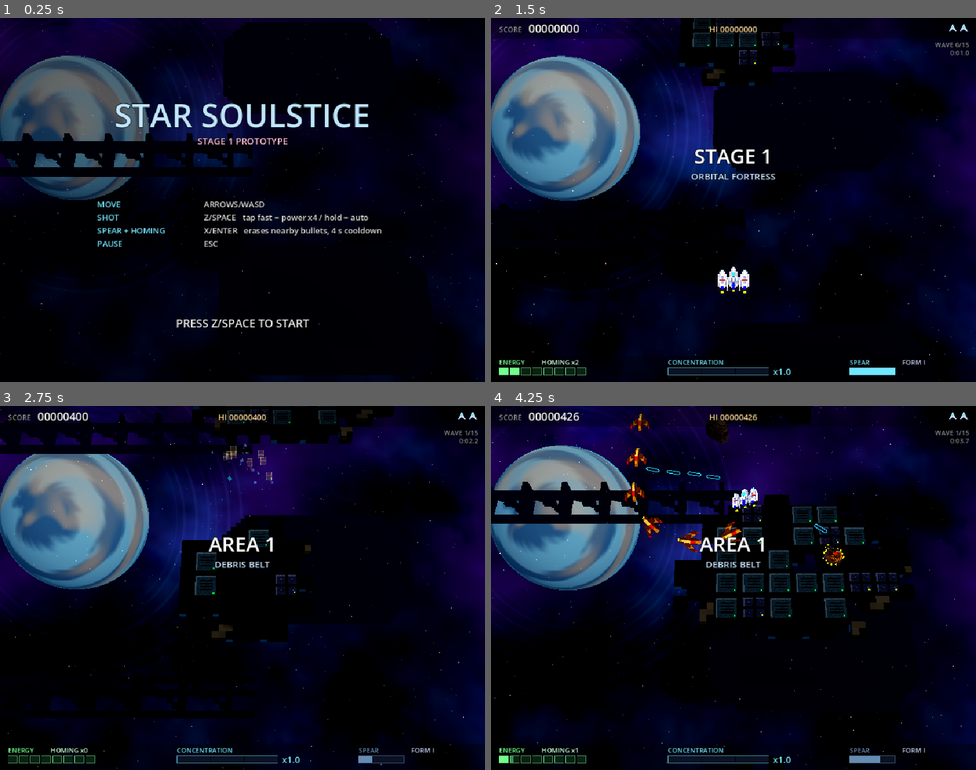
Above: before the commit, frames 1-4 (two rows, left to right).
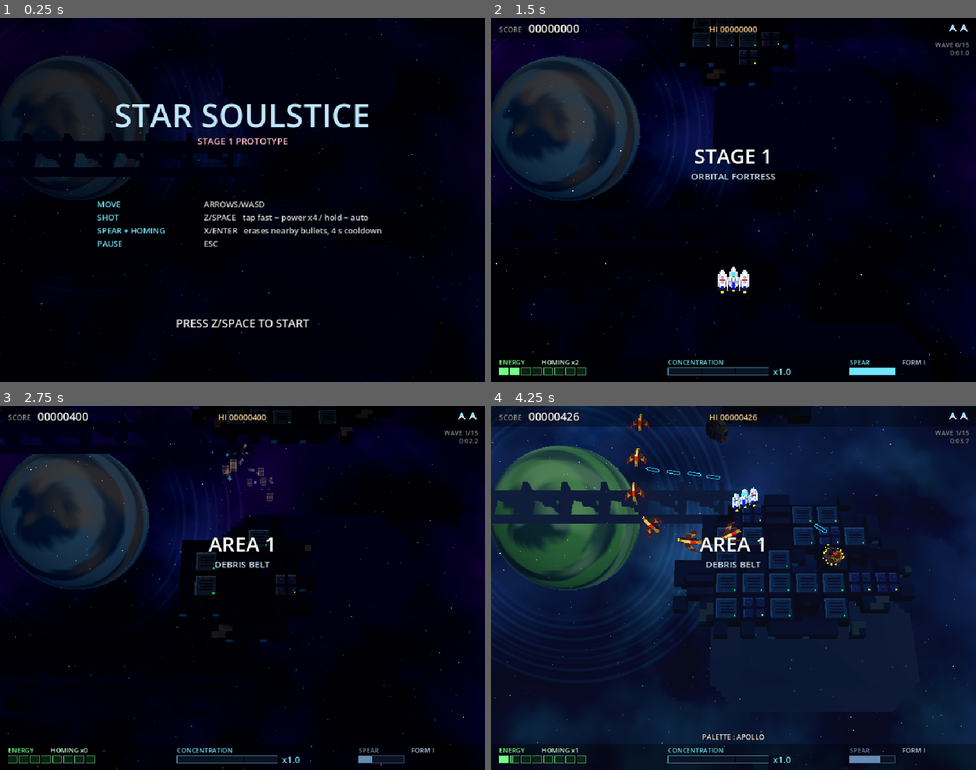
Above: after the commit, the same moments.

Repository: yos-gh/star-soulstice
Game: Godot game, scene res://main.tscn
Same seed, same stepped clock (60 frames per second), same inputs: the game is played once before the commit and once after it.
Inputs:
- Up to frame 1 (0.25 s): no input
- Up to frame 2 (1.5 s): tap Enter (side) at 0.5, 0.6 s; hold Right (right) 0.53-1.28 s; hold Q (back) from 1.28 s (still down); tap Space (confirm) at 1.35 s
- Up to frame 3 (2.75 s): tap Enter (side) at 1.55, 2.1 s; release Q (back) at 2.03 s; hold Right (right) from 2.03 s (still down)
- Up to frame 4 (4.25 s): release Right (right) at 2.78 s; hold Up (up) 2.78-3.53 s; tap Z at 2.85 s; tap Enter (side) at 3.05, 3.8 s; hold Left (left) from 3.53 s (still down); tap Keypad Enter at 3.6 s; tap F2 (palette, bound only after the commit) at 4.15 s

The runs differ from the first frame. In frame 1, 8.6% of the frame differs, in the area x 0-51%, y 0-50%; in frame 2, 18%; in frame 3, 18%; in frame 4, 83%, in the area x 0-100%, y 0-100%.

Commit message:
Faster item fall, reworked explosions, lower ground contrast, palettes
- Items fall twice as fast (energy 4.8, power 3.0, star 3.6 units/s)
- Explosions after DaiFukkatsu / Under Defeat / Ikaruga: a few big
  turbulent fire billows with stepped dot-work colours and dark rims that
  cool and tear apart, lit translucent smoke on its own layer underneath,
  a crisp glint, thin shards
- Ground shader gains tint and contrast; contrast squeezed to ~0.65
- Palette module with four schemes (fortress, apollo, treasure, nova)
  driving light, split-tone grading, nebula, planet, ring and ground;
  F2 or --palette=NAME; planet kept dim in all of them
- tools/sheet.ps1 builds labelled comparison sheets

Co-Authored-By: Claude Opus 5.5 (1M context) <noreply@anthropic.com>

Diff:
--- a/scripts/controls.gd
+++ b/scripts/controls.gd
@@ -27,6 +27,7 @@
 	_bind("confirm", [KEY_SPACE, KEY_Z, KEY_ENTER, KEY_PERIOD], [JOY_BUTTON_A, JOY_BUTTON_START], [])
 	_bind("back", [KEY_Q], [JOY_BUTTON_BACK], [])
 	_bind("fullscreen", [KEY_F11], [], [])
+	_bind("palette", [KEY_F2], [], [])
 	var pads := Input.get_connected_joypads()
 	if not pads.is_empty():
 		_set_style(pads[0])
--- a/scripts/fx.gd
+++ b/scripts/fx.gd
@@ -1,14 +1,15 @@
 class_name Fx
 extends Node3D
-## Effects: camera-facing sprites in two layers, tumbling voxel debris, pooled
+## Effects: camera-facing sprites in three layers, tumbling voxel debris, pooled
 ## flash lights and floating labels.
 ##   glows  additive sprites (sparks, small flashes, shockwaves) - additive.gdshader
-##   puffs  pixel-art explosion sprites drawn opaque-ish (puff.gdshader):
-##          fire puffs that go white-hot -> yellow -> orange -> red -> smoke
-##          and break up, smoke, a four-point flash and thin rings.
-## Explosions follow the classic 2D shmup recipe: a brief white flash, puffs
-## that expand fast and slow down as they cool into grey smoke, a few sparks
-## and debris; big enemies go in a chain of small blasts instead of one big
+##   puffs  explosion sprites (puff.gdshader): turbulent fire billows with
+##          dot-work colour steps, a four-point flash and thin rings
+##   smokes lit translucent smoke, its own layer under the fire
+## Explosions after DoDonPachi DaiFukkatsu (fire dot work), Under Defeat and
+## Ikaruga (lit translucent smoke, crisp flash and shards): a brief glint,
+## a few big billows that expand fast, cool and tear apart over rolling
+## smoke, shards and debris; big enemies go in a chain of small blasts instead of one big
 ## glow. They sit just below the bullets so the bullets stay readable.
 
 const MAX_GLOWS := 1600
@@ -105,6 +106,8 @@
 
 var glows: Layer
 var puffs: Layer
+var smokes: Layer  # smoke has its own layer, drawn under the fire
+var smoke_mi: MultiMeshInstance3D
 var sprites: MultiMeshInstance3D  # the glow layer (kept for --hide)
 var puff_mi: MultiMeshInstance3D
 var debris: MultiMeshInstance3D
@@ -135,6 +138,10 @@
 	d_col.resize(MAX_DEBRIS)
 	glows = Layer.new(MAX_GLOWS)
 	sprites = _layer_node(glows, "res://shaders/additive.gdshader", 1)
+	smokes = Layer.new(MAX_PUFFS)
+	smokes.damp = 1.6
+	smokes.grow_pow = 2.0
+	smoke_mi = _layer_node(smokes, "res://shaders/puff.gdshader", -1)
 	puffs = Layer.new(MAX_PUFFS)
 	puffs.damp = 3.2
 	puffs.grow_pow = 3.0
@@ -191,7 +198,7 @@
 
 ## Pixel explosion sprite (see the styles and palettes above).
 func puff(p: Vector3, v: Vector3, s0: float, s1: float, life: float, style: int, delay := 0.0, pal := WARM) -> void:
-	puffs.add(p, v, s0, s1, life, Color(1, 1, 1), style, delay, rng.randf(), pal)
+	(smokes if style == SMOKE else puffs).add(p, v, s0, s1, life, Color(1, 1, 1), style, delay, rng.randf(), pal)
 
 
 func spark(p: Vector3, c: Color, count := 3, size := 0.45) -> void:
@@ -233,22 +240,26 @@
 
 ## One blast: flash, fire puffs, smoke, sparks (and a ring when larger).
 func _blast(p: Vector3, s: float, drift: Vector3, pal: int, delay: float) -> void:
-	puff(p, drift, s * 1.5, s * 0.4, 0.09, FLASH, delay, pal)
-	var fires := 3 + int(s * 1.5)
+	puff(p, drift, s * 1.6, s * 0.5, 0.08, FLASH, delay, pal)
+	# a few big turbulent billows rather than many small balls
+	var fires := 2 + int(s * 1.2)
 	for i in fires:
 		var a := rng.randf() * TAU
-		var off := Vector3(cos(a), 0, sin(a)) * s * rng.randf_range(0.1, 0.4)
-		puff(p + off, off * 2.0 + drift, s * rng.randf_range(0.45, 0.65), s * rng.randf_range(1.0, 1.4), rng.randf_range(0.42, 0.56), FIRE, delay + i * 0.025, pal)
-	for i in 2:
-		var off := Vector3(rng.randf_range(-1, 1), 0, rng.randf_range(-1, 1)) * s * 0.3
-		puff(p + off, drift * 0.8 + off, s * 0.6, s * 1.3, rng.randf_range(0.55, 0.75), SMOKE, delay + 0.16, pal)
+		var off := Vector3(cos(a), 0, sin(a)) * s * (0.0 if i == 0 else rng.randf_range(0.25, 0.5))
+		puff(p + off, off * 2.2 + drift, s * rng.randf_range(0.6, 0.8), s * rng.randf_range(1.3, 1.7), rng.randf_range(0.5, 0.62), FIRE, delay + i * 0.03, pal)
+	# lit smoke rolls out under the fire and lingers, carried by the wreck
+	for i in 2 + int(s):
+		var a := rng.randf() * TAU
+		var off := Vector3(cos(a), 0, sin(a)) * s * rng.randf_range(0.2, 0.5)
+		puff(p + off, drift * 0.9 + off * 1.2, s * 0.8, s * rng.randf_range(1.5, 1.9), rng.randf_range(0.8, 1.1), SMOKE, delay + 0.05 + i * 0.04, pal)
+	# crisp shards
 	var sparks := 4 + int(s * 3.0)
 	var sc := Color(1.0, 0.85, 0.5) if pal == WARM else Color(0.6, 0.85, 1.0)
 	for i in sparks:
-		var v := Vector3(rng.randf_range(-1, 1), 0.05, rng.randf_range(-1, 1)).normalized() * rng.randf_range(7, 14) * sqrt(s)
-		sprite(p, v + drift, 0.16, 0.04, rng.randf_range(0.18, 0.32), sc * 0.7, 0.0, delay)
+		var v := Vector3(rng.randf_range(-1, 1), 0.05, rng.randf_range(-1, 1)).normalized() * rng.randf_range(8, 16) * sqrt(s)
+		sprite(p, v + drift, 0.14, 0.03, rng.randf_range(0.18, 0.3), sc * 0.7, 0.0, delay)
 	if s >= 1.3:
-		puff(p, drift, s * 0.4, s * 2.0, 0.3, RING, delay + 0.02, pal)
+		puff(p, drift, s * 0.5, s * 2.3, 0.3, RING, delay + 0.02, pal)
 
 
 func shockwave(p: Vector3, radius: float, c: Color, square := false) -> void:
@@ -304,6 +315,7 @@
 func clear() -> void:
 	glows.n = 0
 	puffs.n = 0
+	smokes.n = 0
 	dn = 0
 	for e: Array in labels:
 		(e[0] as Label3D).queue_free()
@@ -313,6 +325,7 @@
 func tick(dt: float, scroll_speed: float) -> void:
 	glows.tick(dt)
 	puffs.tick(dt)
+	smokes.tick(dt)
 	var i := 0
 	while i < dn:
 		d_life[i] -= dt
@@ -358,6 +371,7 @@
 func draw() -> void:
 	glows.draw()
 	puffs.draw()
+	smokes.draw()
 	var dm := debris.multimesh
 	dm.visible_instance_count = dn
 	for i in dn:
--- a/scripts/game.gd
+++ b/scripts/game.gd
@@ -114,6 +114,7 @@
 var frames := 0
 var hide_layers := PackedStringArray()  # debug: --hide=sprites,debris,lights,bullets,shots,items,units,terrain
 var gallery := 0  # debug: --gallery=1|2 lays models out for inspection
+var palette_name := "fortress"  # --palette=NAME (see Palette)
 
 
 func _ready() -> void:
@@ -154,6 +155,8 @@
 			log_status = true
 		elif a == "--mute":
 			AudioServer.set_bus_mute(0, true)
+		elif a.begins_with("--palette="):
+			palette_name = a.get_slice("=", 1)
 		elif a.begins_with("--gallery"):
 			gallery = int(a.get_slice("=", 1)) if a.contains("=") else 1
 		elif a.begins_with("--hide="):
@@ -229,6 +232,7 @@
 	terrain.game = self
 	add_child(terrain)
 	terrain.prepare()
+	Palette.apply(self, palette_name)
 	units = Node3D.new()
 	add_child(units)
 	items = Items.new()
@@ -429,6 +433,10 @@
 	frames += 1
 	if Controls.notice_t > 0.0:
 		Controls.notice_t -= dt
+	if Input.is_action_just_pressed("palette"):
+		var pn := Palette.next(self)
+		Controls.notice = "PALETTE : " + pn.to_upper()
+		Controls.notice_t = 2.0
 	if Input.is_action_just_pressed("fullscreen"):
 		var w := get_window()
 		w.mode = Window.MODE_WINDOWED if w.mode == Window.MODE_FULLSCREEN else Window.MODE_FULLSCREEN
--- a/scripts/items.gd
+++ b/scripts/items.gd
@@ -12,7 +12,7 @@
 const MAGNET := [6.8, 6.8, 6.8]  # pickup pull radius (everything, power-ups included)
 const CUBE := 0.42  # energy cube edge
 const BEAM := 0.03  # its edge thickness
-const DRIFT := [2.4, 1.5, 1.8]
+const DRIFT := [4.8, 3.0, 3.6]  # fall speed (units/s) at normal scroll
 
 var game: Game
 var pos := PackedVector3Array()
--- /dev/null
+++ b/scripts/palette.gd
@@ -0,0 +1,108 @@
+class_name Palette
+extends RefCounted
+## Colour schemes for the whole scene: light, grading, backdrop and ground.
+## Units, bullets and effects keep their own colours (they carry gameplay
+## meaning); the schemes set the world around them. Switch with F2 in game
+## or --palette=NAME. Each is modelled on a known look:
+##   fortress  the current look: teal fortress steel under a violet nebula
+##   apollo    after the Apollo pixel palette (Lospec), made for sci-fi:
+##             space-dark navy, steel blues, cyan, muted greens
+##   treasure  after Ikaruga / Under Defeat: near-monochrome cold steel and
+##             grey sky, neutral light; only the units and shots carry colour
+##   nova      after 80s-90s arcade space shooters: deep indigo night, warm
+##             rust-and-brass ground, a magenta-orange nebula
+
+const ORDER := ["fortress", "apollo", "treasure", "nova"]
+
+const SETS := {
+	"fortress": {
+		"bg": Color(0.008, 0.008, 0.02), "ambient": Color(0.55, 0.58, 0.8), "ambient_e": 0.55,
+		"sun": Color(1.0, 0.94, 0.86), "sun_e": 1.25, "fog": Color(0.03, 0.03, 0.07),
+		"sat": 1.05, "con": 1.0, "shadow": Color(0.0, 0.0, 0.02), "mid": Color(0.5, 0.5, 0.52), "high": Color(1.0, 1.0, 0.98),
+		"neb": [Color(0.008, 0.01, 0.025), Color(0.12, 0.05, 0.22), Color(0.03, 0.12, 0.22), Color(0.22, 0.06, 0.12)], "neb_b": 0.8,
+		"planet": [Color(0.2, 0.3, 0.34), Color(0.1, 0.17, 0.22), Color(0.34, 0.29, 0.22), Color(0.3, 0.65, 0.9)], "ring": Color(0.32, 0.36, 0.42),
+		"g_tint": Color(1.0, 1.0, 1.0), "g_dim": 0.72, "g_desat": 0.5, "g_con": 0.7, "g_haze": Color(0.03, 0.045, 0.07), "g_haze_amt": 0.25,
+	},
+	"apollo": {
+		"bg": Color(0.035, 0.045, 0.09), "ambient": Color(0.45, 0.6, 0.8), "ambient_e": 0.6,
+		"sun": Color(0.92, 0.97, 1.0), "sun_e": 1.2, "fog": Color(0.05, 0.08, 0.14),
+		"sat": 1.0, "con": 0.97, "shadow": Color(0.02, 0.03, 0.07), "mid": Color(0.47, 0.51, 0.55), "high": Color(0.97, 1.0, 1.0),
+		"neb": [Color(0.035, 0.05, 0.1), Color(0.07, 0.13, 0.25), Color(0.1, 0.25, 0.3), Color(0.08, 0.17, 0.12)], "neb_b": 0.75,
+		"planet": [Color(0.27, 0.42, 0.2), Color(0.12, 0.2, 0.17), Color(0.55, 0.62, 0.36), Color(0.45, 0.75, 0.82)], "ring": Color(0.3, 0.45, 0.55),
+		"g_tint": Color(0.82, 0.95, 1.08), "g_dim": 0.75, "g_desat": 0.35, "g_con": 0.68, "g_haze": Color(0.05, 0.08, 0.14), "g_haze_amt": 0.28,
+	},
+	"treasure": {
+		"bg": Color(0.03, 0.032, 0.036), "ambient": Color(0.62, 0.64, 0.68), "ambient_e": 0.55,
+		"sun": Color(1.0, 1.0, 1.0), "sun_e": 1.3, "fog": Color(0.07, 0.072, 0.08),
+		"sat": 0.92, "con": 1.0, "shadow": Color(0.01, 0.012, 0.018), "mid": Color(0.5, 0.5, 0.5), "high": Color(1.0, 0.99, 0.96),
+		"neb": [Color(0.03, 0.032, 0.036), Color(0.09, 0.09, 0.1), Color(0.06, 0.07, 0.08), Color(0.1, 0.09, 0.08)], "neb_b": 0.8,
+		"planet": [Color(0.3, 0.3, 0.31), Color(0.16, 0.16, 0.18), Color(0.38, 0.36, 0.33), Color(0.7, 0.75, 0.8)], "ring": Color(0.35, 0.35, 0.36),
+		"g_tint": Color(0.95, 0.97, 1.0), "g_dim": 0.8, "g_desat": 0.85, "g_con": 0.62, "g_haze": Color(0.06, 0.062, 0.07), "g_haze_amt": 0.3,
+	},
+	"nova": {
+		"bg": Color(0.02, 0.008, 0.035), "ambient": Color(0.7, 0.55, 0.75), "ambient_e": 0.55,
+		"sun": Color(1.0, 0.86, 0.72), "sun_e": 1.25, "fog": Color(0.06, 0.02, 0.08),
+		"sat": 1.08, "con": 1.0, "shadow": Color(0.03, 0.0, 0.05), "mid": Color(0.52, 0.48, 0.5), "high": Color(1.0, 0.97, 0.9),
+		"neb": [Color(0.02, 0.008, 0.035), Color(0.24, 0.05, 0.22), Color(0.3, 0.12, 0.04), Color(0.08, 0.05, 0.25)], "neb_b": 0.75,
+		"planet": [Color(0.45, 0.25, 0.2), Color(0.22, 0.1, 0.16), Color(0.6, 0.45, 0.25), Color(1.0, 0.5, 0.6)], "ring": Color(0.5, 0.35, 0.3),
+		"g_tint": Color(1.12, 0.92, 0.82), "g_dim": 0.72, "g_desat": 0.4, "g_con": 0.68, "g_haze": Color(0.07, 0.03, 0.07), "g_haze_amt": 0.26,
+	},
+}
+
+static var current := "fortress"
+
+
+static func apply(game: Game, name: String) -> void:
+	if not SETS.has(name):
+		push_warning("unknown palette " + name)
+		return
+	current = name
+	var p: Dictionary = SETS[name]
+	var env := game.env
+	env.background_color = p["bg"]
+	env.ambient_light_color = p["ambient"]
+	env.ambient_light_energy = p["ambient_e"]
+	env.fog_light_color = p["fog"]
+	env.adjustment_enabled = true
+	env.adjustment_saturation = p["sat"]
+	env.adjustment_contrast = p["con"]
+	# split toning through a per-channel grading curve
+	var g := Gradient.new()
+	g.set_color(0, p["shadow"])
+	g.set_color(1, p["high"])
+	g.add_point(0.5, p["mid"])
+	var gt := GradientTexture1D.new()
+	gt.gradient = g
+	gt.width = 256
+	env.adjustment_color_correction = gt
+	game.sun.light_color = p["sun"]
+	game.sun.light_energy = p["sun_e"]
+	var t := game.terrain
+	var neb: Array = p["neb"]
+	t.nebula_mat.set_shader_parameter("base", neb[0])
+	t.nebula_mat.set_shader_parameter("neb_a", neb[1])
+	t.nebula_mat.set_shader_parameter("neb_b", neb[2])
+	t.nebula_mat.set_shader_parameter("neb_c", neb[3])
+	t.nebula_mat.set_shader_parameter("brightness", p["neb_b"])
+	var pl: Array = p["planet"]
+	# the planet is scenery: keep it dim so it never competes with the field
+	const PB := 0.5
+	t.planet_mat.set_shader_parameter("band_a", (pl[0] as Color) * PB)
+	t.planet_mat.set_shader_parameter("band_b", (pl[1] as Color) * PB)
+	t.planet_mat.set_shader_parameter("band_c", (pl[2] as Color) * PB)
+	t.planet_mat.set_shader_parameter("rim_col", (pl[3] as Color) * 0.6)
+	t.ring_mat.set_shader_parameter("ring_col", p["ring"])
+	var gm := Vox.ground_mat
+	gm.set_shader_parameter("tint", p["g_tint"])
+	gm.set_shader_parameter("dim", p["g_dim"])
+	gm.set_shader_parameter("desat", p["g_desat"])
+	gm.set_shader_parameter("contrast", p["g_con"])
+	gm.set_shader_parameter("haze", p["g_haze"])
+	gm.set_shader_parameter("haze_amt", p["g_haze_amt"])
+
+
+static func next(game: Game) -> String:
+	var i := ORDER.find(current)
+	var n: String = ORDER[(i + 1) % ORDER.size()]
+	apply(game, n)
+	return n
--- a/scripts/terrain.gd
+++ b/scripts/terrain.gd
@@ -31,6 +31,8 @@
 var gallery_i := 0
 
 var nebula_mat: ShaderMaterial
+var planet_mat: ShaderMaterial
+var ring_mat: ShaderMaterial
 var planet: Node3D
 var star_layers: Array = []  # {mm: MultiMesh, pos: PackedVector3Array, rect: Rect2}
 var deep: Array[MeshInstance3D] = []
@@ -92,6 +94,7 @@
 	sp.rings = 48
 	var mat := ShaderMaterial.new()
 	mat.shader = load("res://shaders/planet.gdshader")
+	planet_mat = mat
 	sp.material = mat
 	body.mesh = sp
 	body.cast_shadow = GeometryInstance3D.SHADOW_CASTING_SETTING_OFF
@@ -101,6 +104,7 @@
 	rp.size = Vector2(150, 150)
 	var rmat := ShaderMaterial.new()
 	rmat.shader = load("res://shaders/ring.gdshader")
+	ring_mat = rmat
 	rp.material = rmat
 	ring.mesh = rp
 	ring.cast_shadow = GeometryInstance3D.SHADOW_CASTING_SETTING_OFF
--- a/shaders/puff.gdshader
+++ b/shaders/puff.gdshader
@@ -1,14 +1,17 @@
 shader_type spatial;
 render_mode unshaded, blend_mix, cull_disabled, depth_draw_never, shadows_disabled, fog_disabled;
-// Pixel-art explosion sprite, camera-facing. Drawn in chunky pixels of a
-// fixed world size (about one unit voxel) so it matches the voxel art.
-// INSTANCE_CUSTOM = (age 0..1, style, seed, palette)
-//   style 0 fire puff: white-hot core, then yellow -> orange -> red, darker
-//           bands encroach from the edge and it breaks up into holes
-//   style 1 smoke: grey, ragged, dissolves
-//   style 2 flash: a short four-point star
-//   style 3 ring: a thin ragged ring that thins as it expands
-// palette 0 warm (enemies), 1 cool (the player's ship)
+// Explosion sprite, camera-facing, alpha-blended (never additive, so it
+// cannot white out the bullets). Modelled on what the reference games show:
+//   fire  (DoDonPachi DaiFukkatsu-style dot work) turbulent billows with a
+//         white-yellow heart, orange body and a dark red rim; it cools from
+//         the outside in and tears apart. A fine pixel grain (about half a
+//         voxel) keeps it in the voxel world.
+//   smoke (Under Defeat / Ikaruga-style) soft translucent billows, lit from
+//         the upper left (bright top, dark underside), warm-lit by the fire
+//         at first, then grey; it thins as it spreads.
+//   flash a short crisp four-point glint with a hot core.
+//   ring  a thin shock ring that fades as it expands.
+// INSTANCE_CUSTOM = (age 0..1, style, seed, palette 0 warm / 1 cool)
 
 varying vec4 cust;
 varying float world_size;
@@ -26,18 +29,36 @@
 	return fract((p3.x + p3.y) * p3.z);
 }
 
-vec3 ramp(float heat, float pal) {
-	// five-step pixel-art ramp, hottest first
-	vec3 w0 = vec3(1.0, 0.97, 0.86);
-	vec3 w1 = pal < 0.5 ? vec3(1.0, 0.84, 0.32) : vec3(0.72, 0.92, 1.0);
-	vec3 w2 = pal < 0.5 ? vec3(0.96, 0.5, 0.13) : vec3(0.32, 0.62, 1.0);
-	vec3 w3 = pal < 0.5 ? vec3(0.6, 0.15, 0.07) : vec3(0.16, 0.26, 0.62);
-	vec3 w4 = pal < 0.5 ? vec3(0.2, 0.16, 0.15) : vec3(0.13, 0.15, 0.22);
-	if (heat > 0.8) return w0;
-	if (heat > 0.6) return w1;
-	if (heat > 0.38) return w2;
-	if (heat > 0.18) return w3;
-	return w4;
+float noise(vec2 p) {
+	vec2 i = floor(p);
+	vec2 f = fract(p);
+	vec2 u = f * f * (3.0 - 2.0 * f);
+	return mix(mix(hash(i), hash(i + vec2(1, 0)), u.x), mix(hash(i + vec2(0, 1)), hash(i + vec2(1, 1)), u.x), u.y);
+}
+
+float fbm(vec2 p) {
+	float s = 0.0;
+	float a = 0.5;
+	for (int i = 0; i < 4; i++) {
+		s += noise(p) * a;
+		p = p * 2.07 + vec2(3.1, 1.7);
+		a *= 0.5;
+	}
+	return s;
+}
+
+vec3 fire_ramp(float h, float pal) {
+	vec3 c0 = pal < 0.5 ? vec3(0.35, 0.05, 0.04) : vec3(0.06, 0.1, 0.35);
+	vec3 c1 = pal < 0.5 ? vec3(0.78, 0.2, 0.06) : vec3(0.15, 0.35, 0.85);
+	vec3 c2 = pal < 0.5 ? vec3(1.0, 0.52, 0.12) : vec3(0.35, 0.7, 1.0);
+	vec3 c3 = pal < 0.5 ? vec3(1.0, 0.82, 0.35) : vec3(0.7, 0.92, 1.0);
+	vec3 c4 = vec3(1.0, 0.97, 0.88);
+	// stepped like hand-made dot work
+	if (h > 0.82) return c4;
+	if (h > 0.64) return c3;
+	if (h > 0.44) return c2;
+	if (h > 0.24) return c1;
+	return c0;
 }
 
 void fragment() {
@@ -45,38 +66,55 @@
 	float style = cust.y;
 	float seed = cust.z;
 	float pal = cust.w;
-	float px = max(4.0, floor(world_size / 0.1));
+	// pixel grain: about 0.06 world units
+	float px = max(6.0, floor(world_size / 0.06));
 	vec2 d = UV - 0.5;
-	vec2 cell = floor(d * px);
-	vec2 q = (cell + 0.5) / px;
+	vec2 q = (floor(d * px) + 0.5) / px;
 	float r = length(q) * 2.0;
-	float n = hash(cell + floor(seed * 97.0));
-	float n2 = hash(cell * 1.7 + floor(seed * 53.0) + floor(age * 6.0));
+	vec2 so = vec2(seed * 31.7, seed * 17.3);
 	vec3 col = vec3(1.0);
 	float a = 0.0;
 	if (style < 0.5) {
-		float edge = 0.95 - n * 0.28;
-		float inside = step(r, edge);
-		float heat = (1.0 - r) * 1.25 + 0.15 - age * 1.3 + (n2 - 0.5) * 0.2;
-		heat = clamp(heat, 0.0, 1.0);
-		float holes = step(n * 0.85 + 0.15, smoothstep(0.5, 1.0, age));
-		col = ramp(heat, pal);
-		a = inside * (1.0 - holes);
+		// fire: billowing density, cooled from the rim inward
+		float n = fbm(q * 4.2 + so + vec2(0.0, -age * 1.5));
+		float dens = 1.0 - r * (0.95 + age * 0.35) + (n - 0.5) * 0.9;
+		float tear = smoothstep(0.45, 1.0, age) * (0.55 + fbm(q * 7.0 + so * 1.3) * 0.6);
+		dens -= tear;
+		if (dens > 0.0) {
+			float h = clamp(dens * 1.9 - age * 0.85 + 0.12, 0.0, 1.0);
+			col = fire_ramp(h, pal);
+			a = 1.0;
+			// a dark rim around each billow
+			if (dens < 0.07) {
+				col *= 0.45;
+			}
+		}
 	} else if (style < 1.5) {
-		float edge = 0.88 - n * 0.32;
-		a = step(r, edge) * (1.0 - step(n, age)) * 0.5;
-		col = ramp(0.0, pal) * 1.35;
+		// smoke: lit translucent billows
+		float n = fbm(q * 3.4 + so + vec2(age * 0.4, -age * 0.8));
+		float dens = 1.0 - r * 1.05 + (n - 0.5) * 0.8;
+		if (dens > 0.0) {
+			vec3 nrm = normalize(vec3(q * 2.0, sqrt(max(0.0, 1.0 - min(r * r, 1.0))) + 0.25));
+			float lit = clamp(dot(nrm, normalize(vec3(-0.55, 0.6, 0.6))), 0.0, 1.0);
+			lit = floor(lit * 4.0) / 4.0;
+			vec3 base = pal < 0.5 ? vec3(0.27, 0.25, 0.24) : vec3(0.22, 0.25, 0.3);
+			vec3 hot = pal < 0.5 ? vec3(0.75, 0.35, 0.12) : vec3(0.25, 0.45, 0.85);
+			col = mix(base * 0.4, base * 1.25, lit);
+			col = mix(col, hot, (1.0 - smoothstep(0.0, 0.35, age)) * 0.6);
+			a = smoothstep(0.0, 0.12, dens) * (1.0 - smoothstep(0.3, 1.0, age)) * 0.5;
+		}
 	} else if (style < 2.5) {
 		vec2 ad = abs(q) * 2.0;
-		float len = 1.0 - age * 0.6;
-		float spike = max(step(ad.x, 0.1) * step(ad.y, len), step(ad.y, 0.1) * step(ad.x, len));
-		float core = step(r, 0.42 * (1.0 - age));
+		float len = 1.0 - age * 0.7;
+		float spike = max(step(ad.x, 0.06 + 0.06 * (1.0 - ad.y)) * step(ad.y, len), step(ad.y, 0.06 + 0.06 * (1.0 - ad.x)) * step(ad.x, len));
+		float core = step(r, 0.38 * (1.0 - age));
 		a = max(spike, core);
-		col = ramp(1.0, pal);
+		col = mix(vec3(1.0, 0.97, 0.9), fire_ramp(0.7, pal), smoothstep(0.1, 0.6, r));
 	} else {
-		float w = mix(0.16, 0.05, age);
-		a = step(abs(r - 0.86), w) * step(n, 1.0 - age * 0.9);
-		col = ramp(0.7 - age * 0.4, pal);
+		float w = mix(0.1, 0.03, age);
+		float n = noise(vec2(atan(q.y, q.x) * 6.0, seed * 10.0));
+		a = step(abs(r - 0.88), w) * step(n, 1.05 - age) * (1.0 - age * 0.6);
+		col = fire_ramp(0.75 - age * 0.4, pal);
 	}
 	if (a < 0.01) {
 		discard;
--- a/shaders/ring.gdshader
+++ b/shaders/ring.gdshader
@@ -1,12 +1,14 @@
 shader_type spatial;
 render_mode unshaded, blend_add, cull_disabled, depth_draw_never, shadows_disabled, fog_disabled;
 // Planetary ring: banded, faint, additive so it never covers the stars.
+
+uniform vec3 ring_col : source_color = vec3(0.32, 0.36, 0.42);
 
 void fragment() {
 	float r = length(UV - 0.5) * 2.0;
 	float band = smoothstep(0.52, 0.56, r) * (1.0 - smoothstep(0.94, 0.98, r));
 	float stripes = 0.55 + 0.45 * sin(r * 140.0) * sin(r * 37.0 + 1.3);
 	float gap = 1.0 - smoothstep(0.012, 0.0, abs(r - 0.78)) * 0.9;
-	vec3 c = vec3(0.32, 0.36, 0.42) * band * stripes * gap * 0.14;
+	vec3 c = ring_col * band * stripes * gap * 0.14;
 	ALBEDO = c;
 }
--- a/shaders/vox.gdshader
+++ b/shaders/vox.gdshader
@@ -4,11 +4,14 @@
 // ambient occlusion; hit flashes are drawn by an overlay (flash.gdshader).
 // max() keeps pow() away from tiny negative colours: their NaN pixels
 // bloomed into black-centred white blobs.
-// The ground uses its own material with dim/desat/haze so it recedes
-// behind units and bullets.
+// The ground uses its own material (Vox.ground_mat, set by Palette) with
+// tint, reduced contrast, desaturation and haze so it recedes behind units
+// and bullets.
 
 uniform float dim = 1.0;
 uniform float desat = 0.0;
+uniform vec3 tint : source_color = vec3(1.0);
+uniform float contrast = 1.0;
 uniform vec3 haze : source_color = vec3(0.0);
 uniform float haze_amt = 0.0;
 uniform float specular = 0.25;
@@ -16,8 +19,10 @@
 void fragment() {
 	vec3 c = pow(max(COLOR.rgb, vec3(0.0)), vec3(2.2));
 	float l = dot(c, vec3(0.299, 0.587, 0.114));
-	c = mix(c, vec3(l), desat) * dim;
-	ALBEDO = mix(c, haze, haze_amt);
+	c = mix(c, vec3(l), desat) * tint * dim;
+	// squeeze the range toward a mid tone: less contrast, same brightness
+	c = mix(vec3(0.045), c, contrast);
+	ALBEDO = max(mix(c, haze, haze_amt), vec3(0.0));
 	ROUGHNESS = 0.85;
 	SPECULAR = specular;
 }
Not shown, added: scripts/palette.gd.uid
Not shown, added: tools/sheet.ps1
